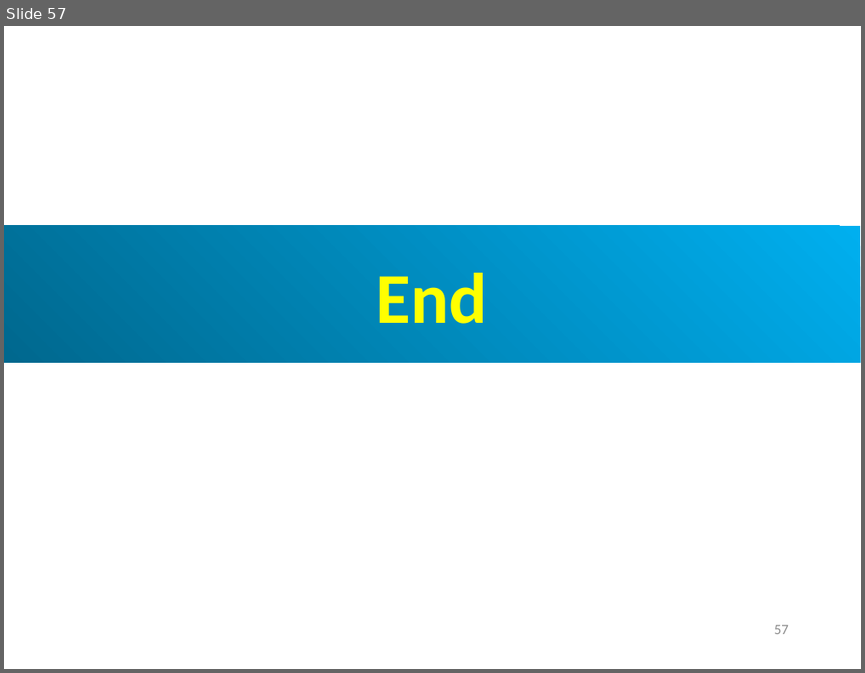
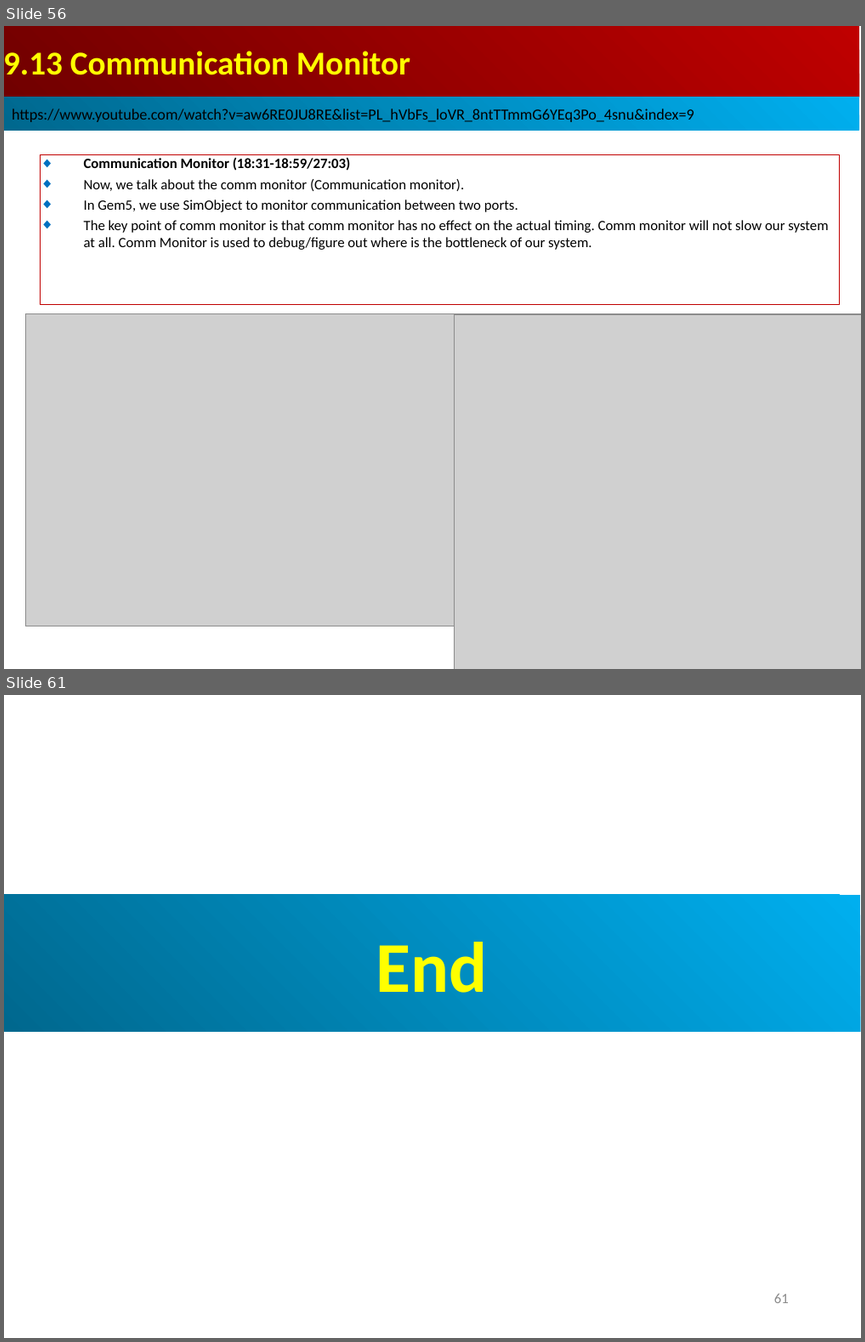
Before and after one commit to peterhchen/AIU_CS850_Gem5_McPAT, a slide deck: 050_Gem5/009.MemMod/000_Video/009.MemMod.ppt. Shown one above the other, each under a label of ours: slide 57 before the commit, slides 56 and 61 after it; the slides between them are not shown. The pictures are 865x673 and 865x1342 pixels, drawn with LibreOffice and Linux fonts; fonts in the diff are those of the drawing; grey boxes stand for pictures. Boxes give left, top, right and bottom in pixels: in the first picture for what was removed or moved away, otherwise in the second. Text is boxed around its words. In the diff, an @@ line names an element or a change of style, - is before the commit and + after.

```diff
--- a/050_Gem5/009.MemMod/000_Video/009.MemMod.ppt
+++ b/050_Gem5/009.MemMod/000_Video/009.MemMod.ppt
@@ slide 56 added at (x1=4, y1=26, x2=861, y2=669), background #FFFFFF @@
@@ rectangle added at (x1=4, y1=26, x2=859, y2=97), fill gradient #BF0000 to #710000, 28 pt, text #FFFF00, bold @@
+9.13 Communication Monitor
@@ rectangle added at (x1=4, y1=97, x2=859, y2=131), fill gradient #00AFEF to #00688E, 13 pt, text #000000 @@
+https://www.youtube.com/watch?v=aw6RE0JU8RE&list=PL_hVbFs_loVR_8ntTTmmG6YEq3Po_4snu&index=9
@@ rectangle added at (x1=40, y1=154, x2=840, y2=305), outline #C00000 0.74 pt, 12 pt, text #000000 @@
+◆ Communication Monitor (18:31-18:59/27:03)
+◆ Now, we talk about the comm monitor (Communication monitor).
+◆ In Gem5, we use SimObject to monitor communication between two ports.
+◆ The key point of comm monitor is that comm monitor has no effect on the actual timing. Comm monitor will not slow our system at all. Comm Monitor is used to debug/figure out where is the bottleneck of our system.
@@ picture added at (x1=25, y1=314, x2=604, y2=626) @@
@@ picture added at (x1=454, y1=314, x2=861, y2=669) @@
@@ what was slide 57 is now slide 61 @@
@@ page number at (x1=774, y1=1293, x2=789, y2=1303): text changed @@
-57
+61
```
Also in this commit, not shown: 2 slides changed, 3 other slides added.
